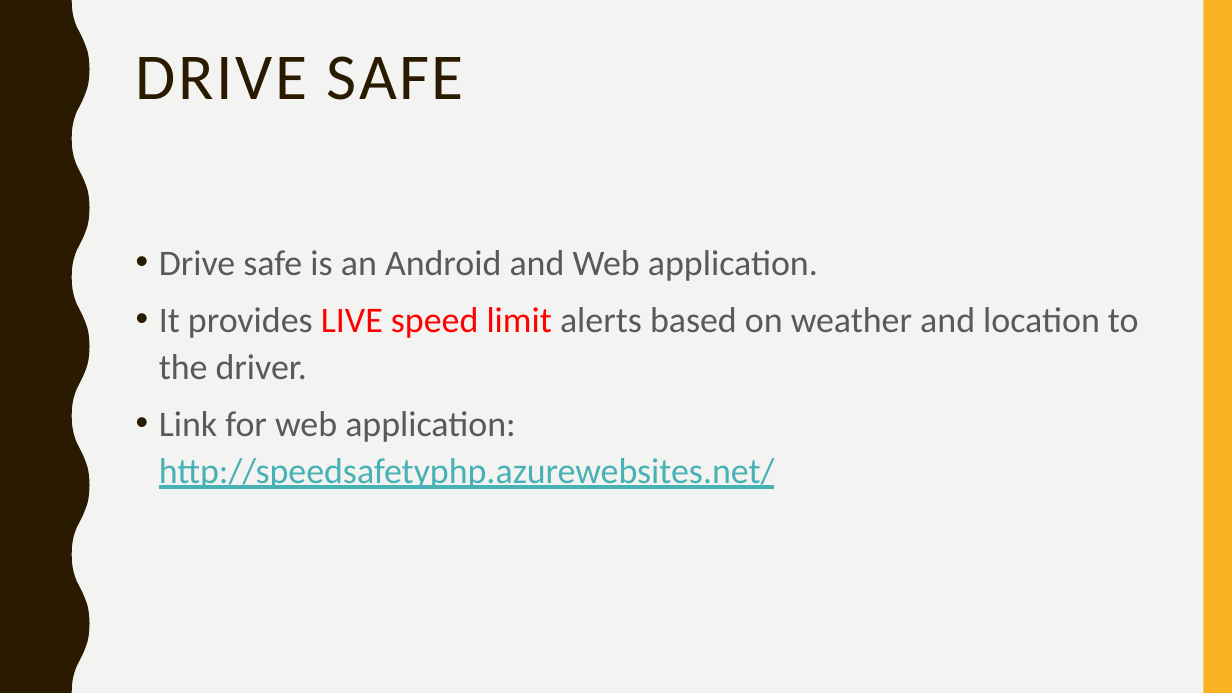
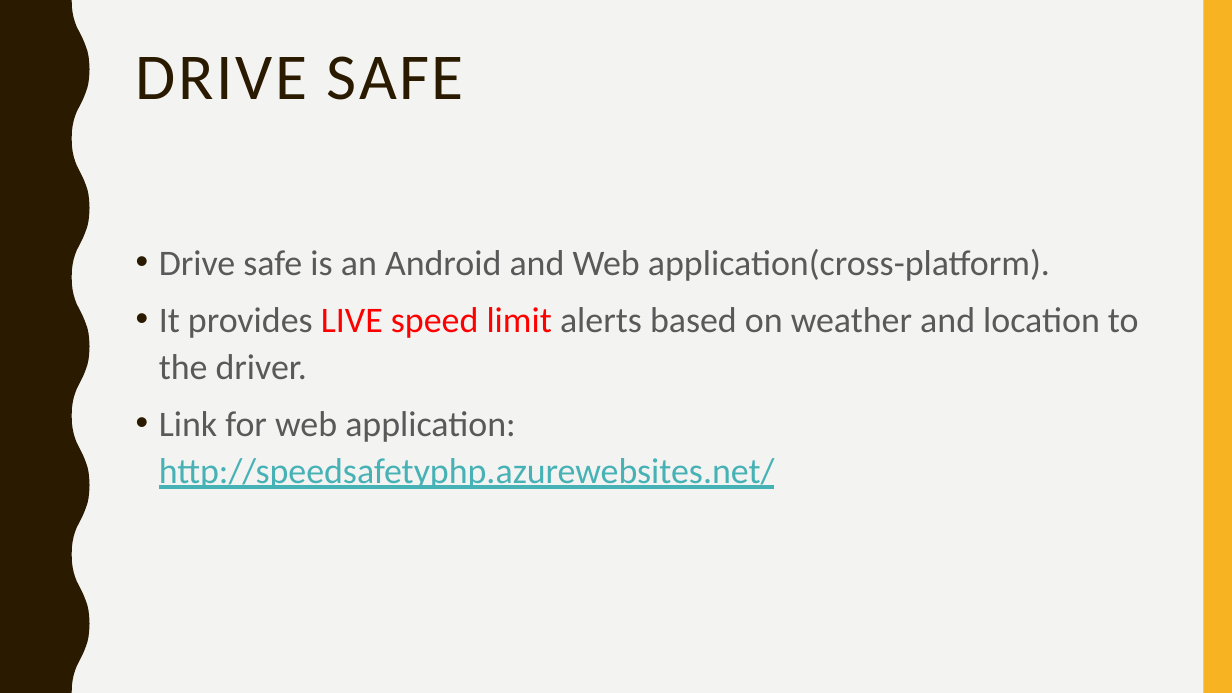
Before and after one commit to siddhantfriends/Drive-Safe, a slide deck: slide 4 of Drive Safe.pptx. Drawn at 1232x693 pixels with LibreOffice and Linux fonts; fonts in the diff are those of the drawing. Boxes give left, top, right and bottom in pixels: in the first picture for what was removed or moved away, otherwise in the second. Text is boxed around its words. In the diff, an @@ line names an element or a change of style, - is before the commit and + after.

```diff
--- a/Drive Safe.pptx
+++ b/Drive Safe.pptx
@@ text at (x1=159, y1=249, x2=1050, y2=281): text changed @@
-• Drive safe is an Android and Web application.
+• Drive safe is an Android and Web application(cross-platform).
```
Also in this commit, not shown: 2 other slides changed, 1 other file.
